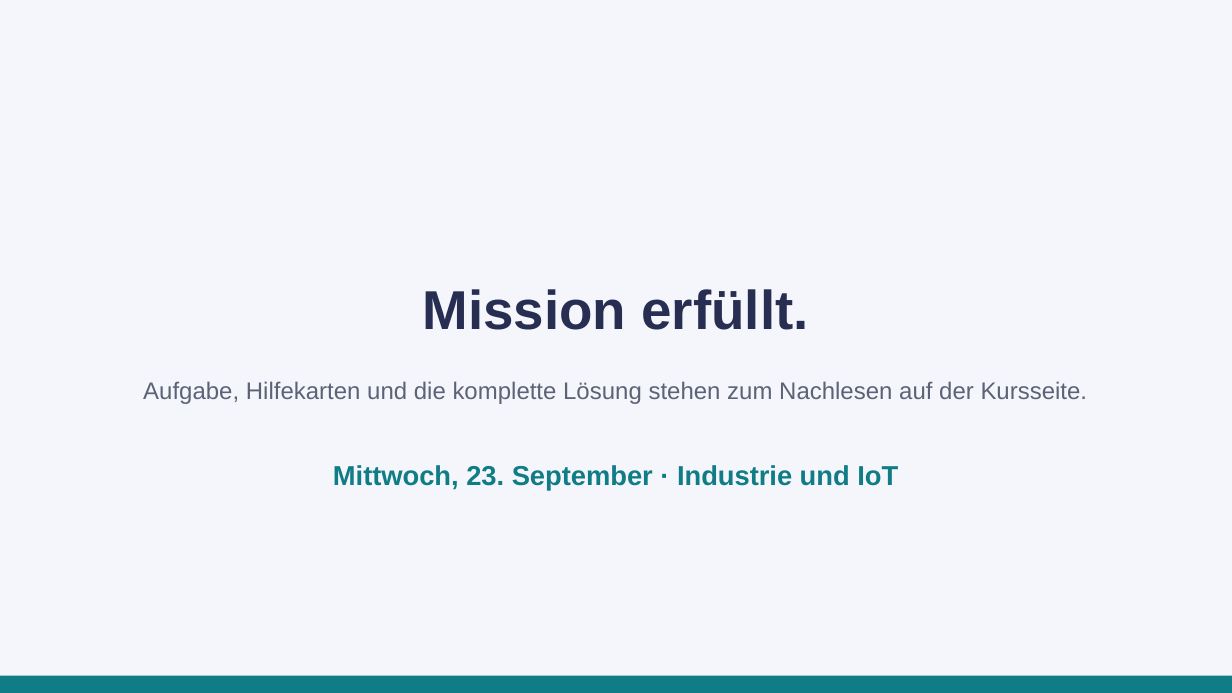
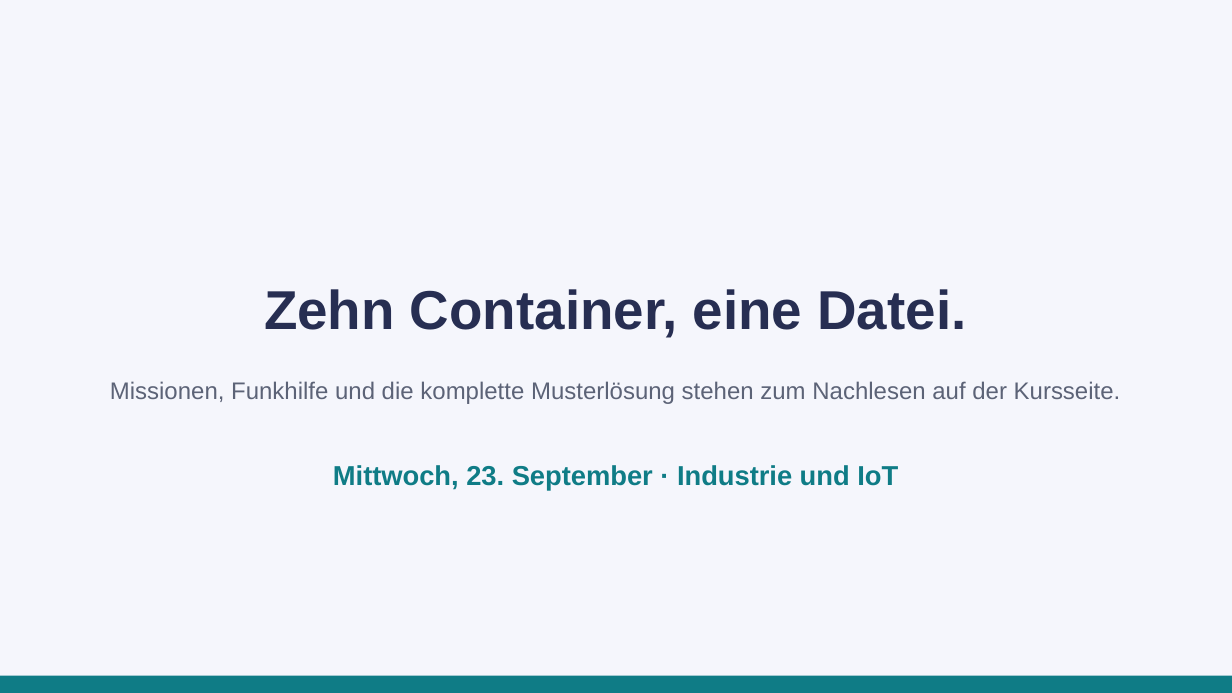
Before and after one commit to JacobMenge/kurs-unterlagen, a slide deck: slide 17 of folien/08-docker-praxis.pptx (slide 16 before the commit). Drawn at 1232x693 pixels with LibreOffice and Linux fonts; fonts in the diff are those of the drawing. Boxes give left, top, right and bottom in pixels: in the first picture for what was removed or moved away, otherwise in the second. Text is boxed around its words. In the diff, an @@ line names an element or a change of style, - is before the commit and + after.

```diff
--- a/folien/08-docker-praxis.pptx
+++ b/folien/08-docker-praxis.pptx
@@ text at <box>264,289,966,338</box>: text changed @@
-Mission erfüllt.
+Zehn Container, eine Datei.
@@ text at <box>110,381,1121,404</box>: text changed @@
-Aufgabe, Hilfekarten und die komplette Lösung stehen zum Nachlesen auf der Kursseite.
+Missionen, Funkhilfe und die komplette Musterlösung stehen zum Nachlesen auf der Kursseite.
```
Also in this commit, not shown: 14 other slides changed, 1 slide added, 29 other files.
